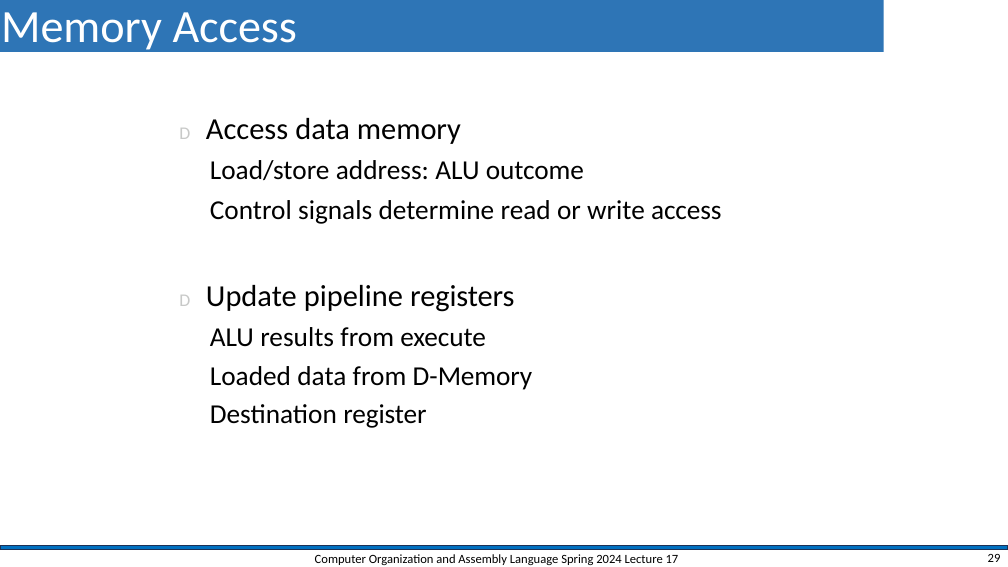
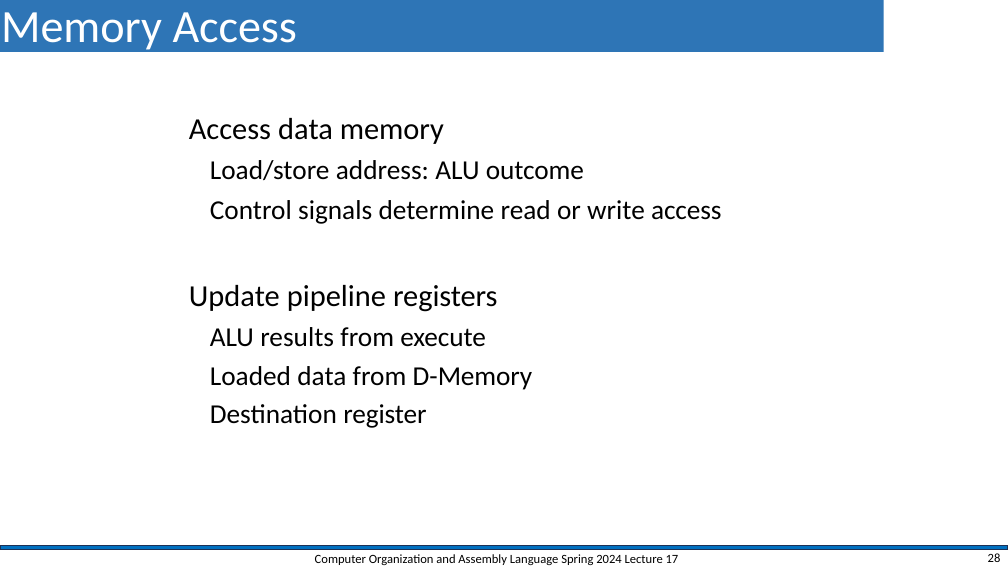
Before and after one commit to shahidmasud/shahidmasud.github.io, a slide deck: slide 28 of CompOrg_Lec17_Spr2024.pptx (slide 29 before the commit). Drawn at 1008x567 pixels with LibreOffice and Linux fonts; fonts in the diff are those of the drawing; background and template pictures are left out. Boxes give left, top, right and bottom in pixels: in the first picture for what was removed or moved away, otherwise in the second. Text is boxed around its words. In the diff, an @@ line names an element or a change of style, - is before the commit and + after.

```diff
--- a/CompOrg_Lec17_Spr2024.pptx
+++ b/CompOrg_Lec17_Spr2024.pptx
@@ text at (x1=189, y1=118, x2=444, y2=144): text changed @@
-D Access data memory
+Access data memory
@@ text at (x1=189, y1=285, x2=497, y2=312): text changed @@
-D Update pipeline registers
+Update pipeline registers
@@ page number at (x1=988, y1=553, x2=1001, y2=562): text changed @@
-29
+28
```
Also in this commit, not shown: 16 other slides changed, 2 slides removed, 1 other file.
